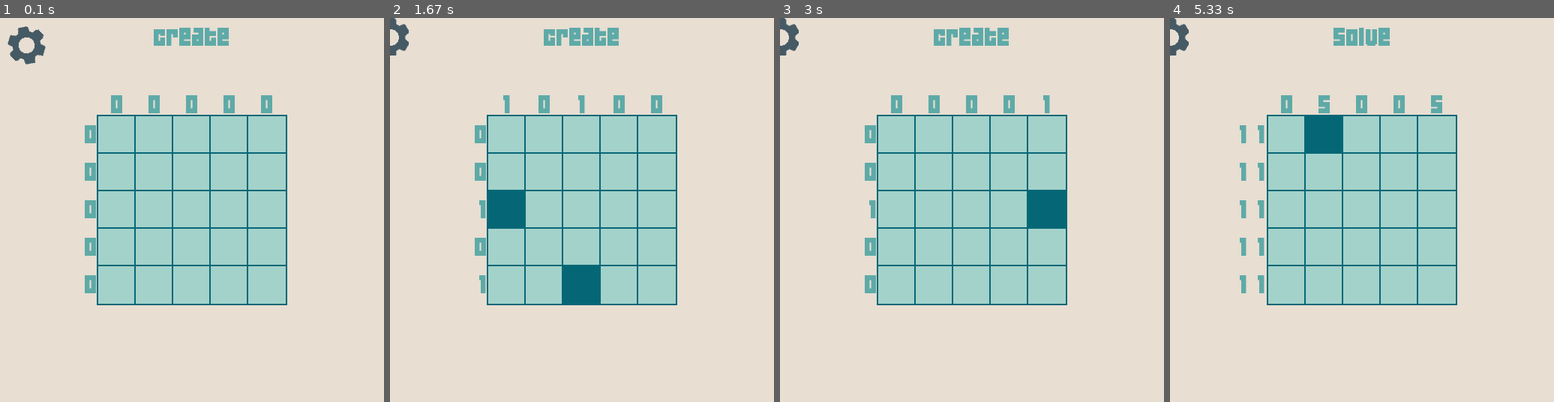
Above: before the commit, frames 1-4 (left to right).
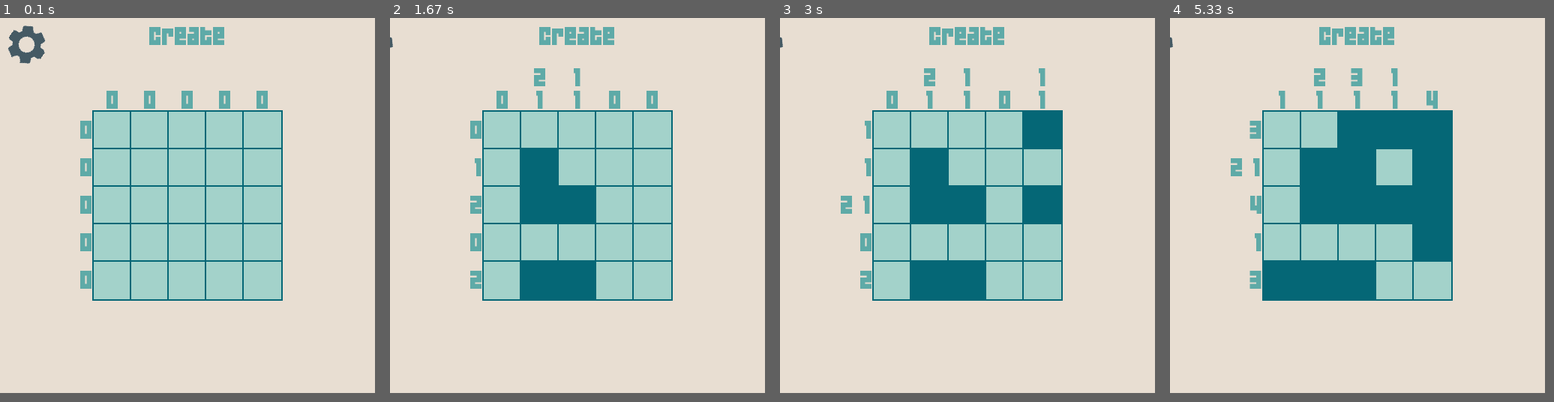
Above: after the commit, the same moments.

Repository: JoshuaHM-p4/pygame-picross
Game: pygame game, started from picross.py
The game is run twice, just before and just after one commit, with the same random seed, the same clock (stepped at 60 frames per second) and the same inputs.
Inputs (mouse positions are in pixels of both pictures, inside the frame that each line leads up to):
- Up to frame 1 (0.1 s): no input
- Up to frame 2 (1.67 s): press the mouse at (543, 286) at 0.37 s; move the mouse to (524, 175) at 0.47 s; release the mouse at (501, 64) at 0.6 s; press the mouse at (405, 37) at 0.7 s; move the mouse to (482, 114) at 0.8 s; release the mouse at (558, 194) at 0.93 s; tap Space at 1 s; press the mouse at (582, 286) at 1.37 s; move the mouse to (524, 210) at 1.47 s; release the mouse at (470, 133) at 1.6 s
- Up to frame 3 (3 s): press the mouse at (1048, 133) at 1.7 s; move the mouse to (968, 110) at 1.8 s; release the mouse at (891, 87) at 1.93 s; press the mouse at (791, 37) at 2.03 s; move the mouse to (948, 75) at 2.13 s; release the mouse at (1106, 114) at 2.27 s; press the mouse at (787, 37) at 2.37 s; move the mouse to (814, 140) at 2.47 s; release the mouse at (837, 244) at 2.6 s; press the mouse at (1048, 210) at 2.7 s; move the mouse to (1068, 160) at 2.8 s; release the mouse at (1087, 110) at 2.93 s
- Up to frame 4 (5.33 s): press the mouse at (1177, 37) at 3.03 s; move the mouse to (1216, 179) at 3.13 s; release the mouse at (1254, 321) at 3.27 s; press the mouse at (1400, 133) at 3.37 s; move the mouse to (1423, 183) at 3.47 s; release the mouse at (1446, 233) at 3.6 s; press the mouse at (1362, 286) at 3.7 s; move the mouse to (1392, 202) at 3.8 s; release the mouse at (1423, 117) at 3.93 s; press the mouse at (1285, 286) at 4.03 s; move the mouse to (1262, 221) at 4.13 s; release the mouse at (1239, 160) at 4.27 s; press the mouse at (1185, 37) at 4.37 s; move the mouse to (1208, 137) at 4.47 s; release the mouse at (1231, 236) at 4.6 s; press the mouse at (1438, 248) at 4.7 s; move the mouse to (1400, 213) at 4.8 s; release the mouse at (1362, 175) at 4.93 s; press the mouse at (1181, 37) at 5.03 s; move the mouse to (1338, 129) at 5.13 s; release the mouse at (1500, 225) at 5.27 s
In our replay, the window is 512x512 before the commit and 500x500 after it. These sizes can differ from the game's own. Grey fills any space a smaller window leaves; there, only what the larger window draws over its background counts as a difference.

The runs differ from the first frame. In frame 1, 8.1% of the frame differs, in the area x 1-75%, y 1-75%; in frame 2, 12%; in frame 3, 13%; in frame 4, 19%, in the area x 0-75%, y 0-75%.

Commit message:
Added load and save functions and a few functional buttons

Diff:
--- a/grid.py
+++ b/grid.py
@@ -8,22 +8,19 @@
     location = os.path.dirname(__file__)
     font = pygame.font.Font(os.path.join(location,'resources','04B_19.TTF'),30)
 
-    def __init__(self, columns = 5, rows = 5, player = True,  solve = False, array = None):
+    def __init__(self, columns = 5, rows = 5,  solve = False, array = None):
         self.columns = columns
         self.rows = rows
 
         self.solve = solve
-        self.player = player
 
         # Load Grid Type
-        if array and not player:   # Load a grid from a 2d array
-            self.LoadFromArray(array)
-        elif not solve and player: # If Player wants to create
+        # if array.any():   # Load a grid from a 2d array
+        #     self.LoadFromArray(array)
+        if not solve: # If Player wants to create
             self.CreateGrid()
-        elif solve and player: # If player wants to solve
+        elif solve: # If player wants to solve
             self.CreateGrid()
-        elif solve and not player: # Loading an existing grid
-            self.LoadGrid()
 
     def toggle_solve(self): ## Editing
         if self.solve:
@@ -40,12 +37,6 @@
         self.grid = np.array([np.array([Pixel(x,y,state = num) for x,num in enumerate(column)]) for y,column in enumerate(array)])
         self.columns = self.grid.shape[0]
         self.rows = self.grid.shape[1]
-
-    def LoadGrid(self):
-        pass
-
-    def SaveGrid(self):
-        pass
 
     def check_collision(self, pos, mbutton):
         for row in self.grid:
@@ -115,9 +106,9 @@
             columns.append(str_column)
         return rows, columns
 
-
     def grid_states(self):
-       return(np.array([[pixel.state for pixel in row] for row in self.grid]))
+        """ Grid array in pixel-state form (1s and 0s)  """
+        return(np.array([[pixel.state for pixel in row] for row in self.grid]))
 
     def __eq__(self, grid):
         comparison = self.grid_states() == grid.grid_states()
--- /dev/null
+++ b/level_manager.py
@@ -0,0 +1,24 @@
+import pygame
+import numpy as np
+import os
+
+location = os.path.join(os.path.dirname(__file__), 'levels')
+# print(location)
+def save_level(grid):
+    print('Saving')
+    try:
+        np.save(os.path.join(location, 'Test'), grid, allow_pickle = True)
+    except:
+        os.mkdir(location)
+        np.save(os.path.join(location, 'Test'), grid, allow_pickle = True)
+    print('Successfully Saved!')
+
+def load_level():
+    print('Loading')
+    file = np.load(os.path.join(location, 'Test.npy'), allow_pickle = True)
+    print('Successfully Loaded')
+    return file
+
+def show_list():
+    for _ in os.listdir(location):
+        pygame.draw.rect()
--- a/picross.py
+++ b/picross.py
@@ -5,32 +5,24 @@
 
 author = 'JoshuaHM-p4'
 
-##### OPTIONS BUTTON WIP ######
-
-# new_surface = pygame.transform.rotozoom(surface, -i*6, 1)
-# new_surface.centerx -= i
-# screen.blit(new_surface , settings_rect)
-
-
-def isOver(rect, pos, function):
-    if rect.collidepoint(pos):
-        function()
-
-def animation_slide(surface, pos):
-    if settings_rect.collidepoint(pos) and settings_rect.centerx <= 25:
-        settings_rect.centerx += 2
-    elif not settings_rect.collidepoint(pos) and settings_rect.centerx > 1:
-        settings_rect.centerx -= 2
-    surface = pygame.transform.rotozoom(surface, -settings_rect.centerx*2, 1)
-    # surface = pygame.transform.rotate(surface, settings_rect.centerx*2)
+def settings_animation(surface, pos):
+    if settings_hidden.collidepoint(pos) and settings_rect.centerx <= 25:
+        settings_rect.centerx += 1
+    elif settings_rect.centerx >= -30:
+        settings_rect.centerx -= 1
+    surface = pygame.transform.rotozoom(surface, -settings_rect.centerx*5, 1)
+    # surface = pygame.transform.rotate(surface, -settings_rect.centerx*2)
     return surface
 
 class GameState:
     def __init__(self):
         self.state = 'create'
         self.player_grid = Grid()
-
-    def create_and_save(self):
+        self.menu_visible = False
+        self.error = 0
+
+    def create(self):
+        global screen, resized
         pos = pygame.mouse.get_pos()
         for event in pygame.event.get():
             if event.type == pygame.QUIT:
@@ -38,30 +30,60 @@
                 sys.exit()
             if pygame.mouse.get_pressed()[0]:
                 self.player_grid.check_collision(pos,'button1')
-                isOver(settings_rect, pos, self.switch_to_solve)
+                if settings_rect.collidepoint(pos):
+                    if self.menu_visible: self.menu_visible = False
+                    else: self.menu_visible = True
+                elif play_rect.collidepoint(pos) and self.menu_visible:
+                    self.hidden_grid = self.player_grid
+                    self.player_grid = Grid(solve = True)
+                    self.state = 'solve'
+                    self.solve()
+                elif save_rect.collidepoint(pos) and self.menu_visible:
+                    level_manager.save_level(self.player_grid.grid)
+                elif load_rect.collidepoint(pos) and self.menu_visible:
+                    try:
+                        self.player_grid.grid = level_manager.load_level()
+                    except Exception as e:
+                        print(e)
+                        self.error = 100
+                elif resize_rect.collidepoint(pos) and self.menu_visible:
+                    resized = not resized
+                    if resized:
+                        screen = pygame.display.set_mode((screen_width*2, screen_height*2))
+                    else:
+                        screen = pygame.display.set_mode((screen_width, screen_height))
+                else: self.menu_visible = False
             if pygame.mouse.get_pressed()[2]:
                 self.player_grid.check_collision(pos,'button2')
-            # if event.type == pygame.KEYDOWN:
-            #     if event.key == pygame.K_SPACE:
-            #         self.switch_to_solve()
-
+
+        ################ < Main Screen Elements > ################
         screen.fill(color_bg)
-        rotated_surface = animation_slide(settings_surface, pos)
-        screen.blit(rotated_surface, settings_rect)
-
         self.show_gamestate()
+
+        # < Main Grid Board Draw > #
         self.player_grid.draw()
         rows, columns = self.player_grid.getNumbers()
         self.player_grid.drawNumbers(rows, columns)
 
+        # < Options > #
+        rotated_surface = settings_animation(settings_surface, pos)
+        screen.blit(rotated_surface, settings_rect)
+        if self.menu_visible:
+            self.show_Menu()
+
+        if self.error >= 0:
+            self.show_error()
+            self.error -= 1
+
+
+
+        ###########################################################
         ##### FILL CROSS BUTTONS #####
 
-
         pygame.display.update()
 
-
-
-    def load_and_solve(self):
+    def solve(self):
+        global screen, resized
         pos = pygame.mouse.get_pos()
         for event in pygame.event.get():
             if event.type == pygame.QUIT:
@@ -69,68 +91,124 @@
                 sys.exit()
             if pygame.mouse.get_pressed()[0]:
                 self.player_grid.check_collision(pos,'button1')
-                isOver(settings_rect, pos, self.switch_to_create)
+                if settings_rect.collidepoint(pos):
+                    if self.menu_visible: self.menu_visible = False
+                    else: self.menu_visible = True
+                elif settings_rect.collidepoint(pos):
+                    if self.menu_visible: self.menu_visible = False
+                    else: self.menu_visible = True
+                elif edit_rect.collidepoint(pos) and self.menu_visible:
+                    self.player_grid = self.hidden_grid
+                    self.state = 'create'
+                    self.create()
+                elif create_rect.collidepoint(pos) and self.menu_visible:
+                    self.player_grid = Grid()
+                    self.state = 'create'
+                    self.create()
+                elif load_rect.collidepoint(pos) and self.menu_visible:
+                    try:
+                        self.hidden_grid.grid = level_manager.load_level()
+                        self.player_grid = Grid(solve = True)
+                    except Exception as e:
+                        print(e)
+                        self.error = 100
+                elif resize_rect.collidepoint(pos) and self.menu_visible:
+                    resized = not resized
+                    if resized:
+                        screen = pygame.display.set_mode((screen_width*2, screen_height*2))
+                    else:
+                        screen = pygame.display.set_mode((screen_width, screen_height))
+                else: self.menu_visible = False
             if pygame.mouse.get_pressed()[2]:
                 self.player_grid.check_collision(pos,'button2')
-            if event.type == pygame.KEYDOWN:
-                if event.key == pygame.K_SPACE:
-                    self.switch_to_create()
-
+
+        ################ < Main Screen Elements > ################
         screen.fill(color_bg)
-        rotated_surface = animation_slide(settings_surface, pos)
-        screen.blit(rotated_surface, settings_rect)
-
         self.show_gamestate()
+
+        # < Main Grid Board Draw >
         self.player_grid.draw()
         rows, columns = self.hidden_grid.getNumbers()
         self.player_grid.drawNumbers(rows, columns)
 
+        # < Options > #
+        rotated_surface = settings_animation(settings_surface, pos)
+        screen.blit(rotated_surface, settings_rect)
+        self.show_Menu()
+
+        if self.error >= 0:
+            self.show_error()
+            self.error -= 1
+
+
+        ###########################################################
+
         ##### FILL CROSS BUTTONS #####
 
         ##### TIMER #####
 
+
         pygame.display.update()
+
+    def show_Menu(self):
+        if self.menu_visible:
+            if self.state == 'create':
+                # Play button
+                pygame.draw.rect(screen, color_mid, play_rect)
+                screen.blit(play_text, (play_rect.x + 12, play_rect.y + 12))
+                # Save Button
+                pygame.draw.rect(screen, color_mid, save_rect)
+                screen.blit(save_text, (save_rect.x + 12, save_rect.y + 12))
+            elif self.state == 'solve':
+                # Edit button
+                pygame.draw.rect(screen, color_mid, edit_rect)
+                screen.blit(edit_text, (edit_rect.x + 12, edit_rect.y + 12))
+                # Create Button
+                pygame.draw.rect(screen, color_mid, create_rect)
+                screen.blit(create_text, (create_rect.x, create_rect.y + 12))
+            # Load Button
+            pygame.draw.rect(screen, color_mid, load_rect)
+            screen.blit(load_text, (load_rect.x + 12, load_rect.y + 12))
+            # Toggle Scale Button
+
+            pygame.draw.rect(screen, color_mid, resize_rect)
+            if not resized:
+                screen.blit(text_2x, (resize_rect.x + resize_rect.width*0.30, resize_rect.y + resize_rect.height*0.25))
+            else:
+                screen.blit(text_1x, (resize_rect.x + resize_rect.width*0.30, resize_rect.y + resize_rect.height*0.25))
 
     def state_manager(self):
         if self.state == 'create':
-            self.create_and_save()
-
-
+            self.create()
         if self.state == 'solve':
-            self.load_and_solve()
-
-    def switch_to_solve(self):
-        # del self.player_grid
-        self.player_grid = Grid(solve = True)
-        self.hidden_grid = Grid(player = False, array = [[0,1,0,0,1],[0,1,0,0,1],[0,1,0,0,1],[0,1,0,0,1],[0,1,0,0,1]])
-        self.state = 'solve'
-        self.load_and_solve()
-
-    def switch_to_create(self):
-        # del self.player_grid, self.hidden_grid
-        self.player_grid = Grid(solve = False)
-        self.state = 'create'
-        self.create_and_save()
+            self.solve()
 
     def show_gamestate(self):
-        w,h = pygame.display.get_surface().get_size()
-        game_text = game_font.render(self.state, True, color_mid)
-        text_rect = game_text.get_rect(center = (w//2,h*0.05))
+        game_text = game_font.render(self.state.title(), True, color_mid)
+        text_rect = game_text.get_rect(center = (screen_width//2,screen_height*0.05))
         screen.blit(game_text, text_rect)
 
-
-
-# General Setup
+    def show_error(self):
+        error_text = game_font.render('Error', True, color_dark)
+        error_rect = error_text.get_rect(center = (screen_width//2,screen_height*0.95))
+        screen.blit(error_text, error_rect)
+
+
+##################################### General Setup #################################
 pygame.init()
 clock = pygame.time.Clock()
 
 from pixel import Pixel
 from grid import Grid
+import level_manager
 
 # Game Screen Variables
-screen_width = 512
-screen_height = 512
+screen_width = 500
+screen_height = 500
 screen = pygame.display.set_mode((screen_width,screen_height))
+# pygame.display.set_icon(icon)
+resized = False
+
 Pixel.screen = screen
 Grid.screen = screen
 
@@ -141,15 +219,35 @@
 color_dark = (5, 102, 118)
 location = os.path.dirname(__file__)
 game_font =  pygame.font.Font(os.path.join(location,'resources','04B_19.TTF'),30)
-
+small_game_font =  pygame.font.Font(os.path.join(location,'resources','04B_19.TTF'),20)
+
+settings_hidden = pygame.Rect((0,0),(60,60))
 settings_surface = pygame.image.load(os.path.join(location, 'resources', 'gear.png')).convert_alpha()
 settings_surface = pygame.transform.scale(settings_surface, (50,50))
-settings_rect = settings_surface.get_rect(topleft = (-25,0))
-
-# pygame.display.set_icon(icon)
-
-###### < MAIN GAME LOOP > ######
+settings_rect = settings_surface.get_rect(topleft = (0,0))
+
+play_rect = pygame.Rect((0, 70), (100, 50))
+play_text = game_font.render('Play', True, color_bg)
+
+edit_rect = pygame.Rect((0, 70), (100, 50))
+edit_text = game_font.render('Edit', True, color_bg)
+
+save_rect = pygame.Rect((0, 120), (100, 50))
+save_text = game_font.render('Save', True, color_bg)
+
+create_rect = pygame.Rect((0, 120), (100, 50))
+create_text = small_game_font.render('Create', True, color_bg)
+
+load_rect = pygame.Rect((0, 170), (100, 50))
+load_text = game_font.render('Load', True, color_bg)
+
+resize_rect = pygame.Rect((0,220), (100,50))
+text_1x = game_font.render('1x', True, color_bg)
+text_2x = game_font.render('2x', True, color_bg)
+
+############# < MAIN GAME LOOP > ##################
 game_state = GameState()
 while True:
     game_state.state_manager()
     clock.tick(120)
+####################################################
--- a/pixel.py
+++ b/pixel.py
@@ -1,14 +1,16 @@
 import pygame
 import os
 ## This is script is used for rendering grids onto the screen only ##
+
 class Pixel:
+    screen = None
     SIZE = 50
     LIGHT = (163, 210, 202)
     DARK = (5, 103, 118)
     ColorState = [LIGHT,DARK]
     location = os.path.dirname(__file__)
     font = pygame.font.Font(os.path.join(location,'resources','04B_19.TTF'),30)
-    screen = None
+    x_surface = font.render('x', True, (94, 170, 167))
 
     def __init__(self,x,y, state = 0):
         self.state = state
@@ -34,10 +36,10 @@
             self.displayCross()
 
     def displayCross(self):
-        x_surface = self.font.render('x', True, (94, 170, 167))
+
         new_pos = (self.x + self.SIZE//2, self.y + self.SIZE//2)
-        x_rect = x_surface.get_rect(center = (new_pos))
-        self.screen.blit(x_surface, x_rect)
+        x_rect = self.x_surface.get_rect(center = (new_pos))
+        self.screen.blit(self.x_surface, x_rect)
 
     ### Change Pixel State Methods ###
     def fill(self):
